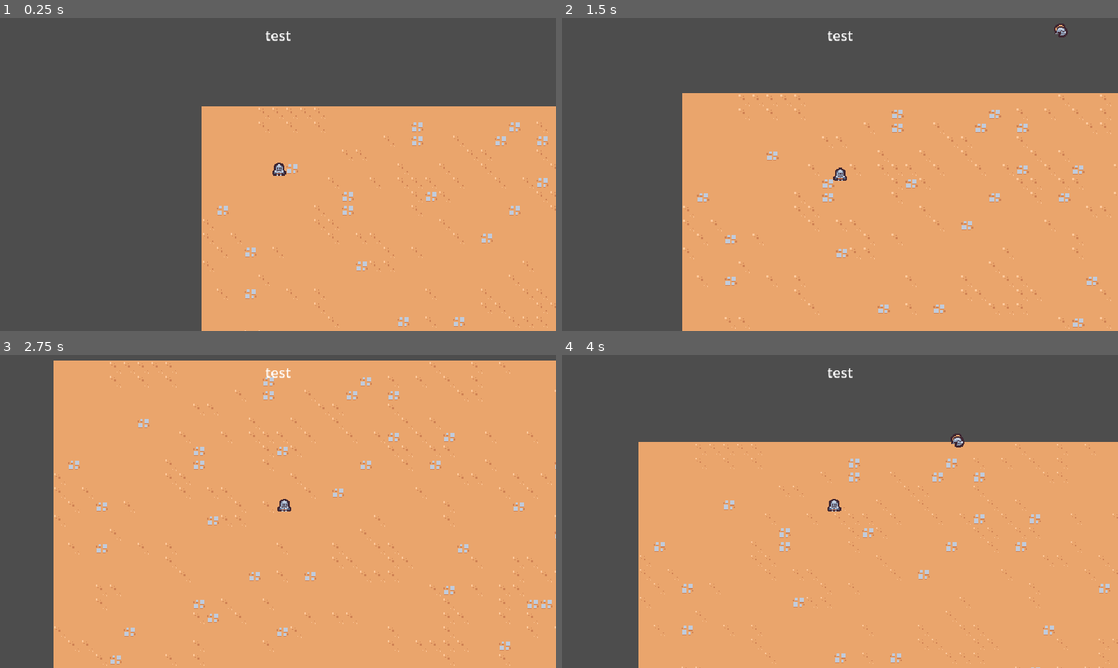
Above: before the commit, frames 1-4 (two rows, left to right).
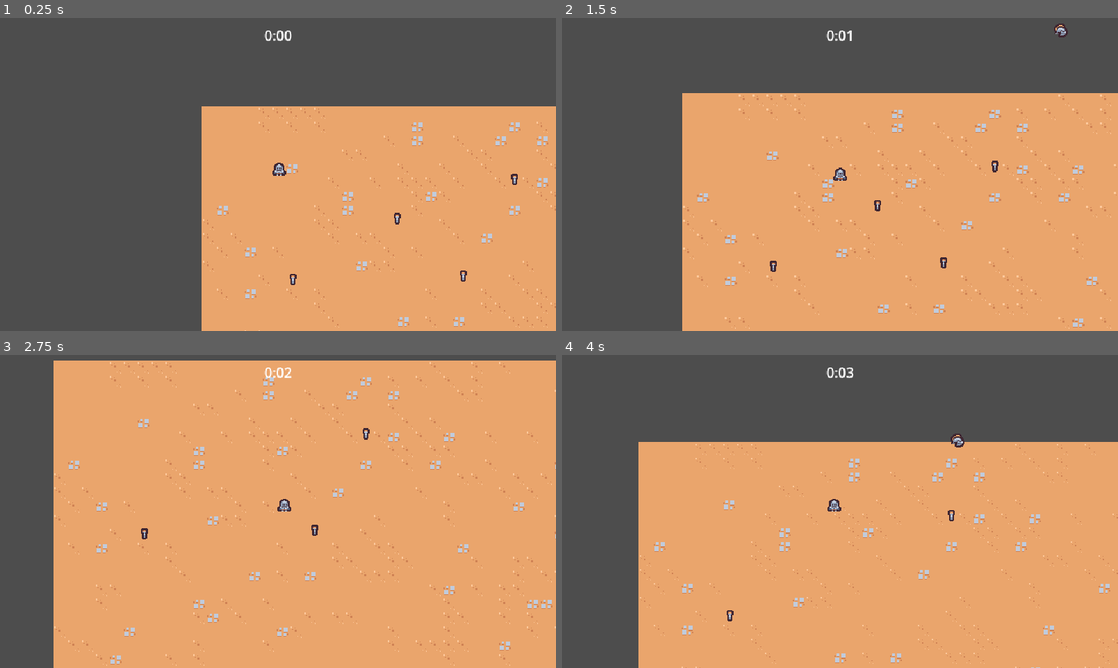
Above: after the commit, the same moments.

Repository: tenghuan123/godetgame
Game: Godot game, scene res://scenes/main/main.tscn
Same seed, same stepped clock (60 frames per second), same inputs: the game is played once before the commit and once after it.
Inputs:
- Up to frame 1 (0.25 s): no input
- Up to frame 2 (1.5 s): hold D (move_right) 0.53-1.28 s; hold S (move_down) from 1.28 s (still down)
- Up to frame 3 (2.75 s): release S (move_down) at 2.03 s; hold D (move_right) from 2.03 s (still down)
- Up to frame 4 (4 s): release D (move_right) at 2.78 s; hold W (move_up) 2.78-3.53 s; hold A (move_left) from 3.53 s (still down)

The runs differ from the first frame. In frame 1, 0.2% of the frame differs, in the area x 47-94%, y 4-86%; in frame 2, 0.3%, in the area x 37-79%, y 4-82%; in frame 3, 0.2%; in frame 4, 0.2%.

Commit message:
feat: 优化文件结构，添加经验瓶

Diff:
--- a/project.godot
+++ b/project.godot
@@ -49,6 +49,14 @@
 ]
 }
 
+[layer_names]
+
+2d_physics/layer_1="Terrain"
+2d_physics/layer_2="Player"
+2d_physics/layer_3="Enemy"
+2d_physics/layer_4="EnemyCollision"
+2d_physics/layer_5="PlayerPickup"
+
 [rendering]
 
 textures/canvas_textures/default_texture_filter=0
--- a/scenes/camera/player_camera.tscn
+++ b/scenes/game_object/camera/player_camera.tscn
@@ -1,6 +1,6 @@
 [gd_scene load_steps=2 format=3 uid="uid://dj3djrvi2ccyd"]
 
-[ext_resource type="Script" path="res://scenes/camera/player_camera.gd" id="1_4bg7x"]
+[ext_resource type="Script" path="res://scenes/game_object/camera/player_camera.gd" id="1_4bg7x"]
 
 [node name="PlayerCarmera" type="Camera2D"]
 script = ExtResource("1_4bg7x")
--- a/scenes/enemy/basic_enemy.tscn
+++ b/scenes/game_object/enemy/basic_enemy.tscn
@@ -1,7 +1,7 @@
 [gd_scene load_steps=5 format=3 uid="uid://coybqxwrm4b36"]
 
-[ext_resource type="Script" path="res://scenes/enemy/basic_enemy.gd" id="1_4q6cu"]
-[ext_resource type="Texture2D" uid="uid://chsvx6ry1wbxb" path="res://scenes/enemy/mouse.png" id="1_840sw"]
+[ext_resource type="Script" path="res://scenes/game_object/enemy/basic_enemy.gd" id="1_4q6cu"]
+[ext_resource type="Texture2D" uid="uid://chsvx6ry1wbxb" path="res://scenes/game_object/enemy/mouse.png" id="1_840sw"]
 
 [sub_resource type="CircleShape2D" id="CircleShape2D_5x6vi"]
 radius = 12.0
--- /dev/null
+++ b/scenes/game_object/experience_vial/experience_vial.gd
@@ -0,0 +1,10 @@
+extends Node2D
+
+
+func _ready():
+    $Area2D.area_entered.connect(on_area_entered)
+
+
+
+func on_area_entered(area: Area2D):
+    queue_free()
--- /dev/null
+++ b/scenes/game_object/experience_vial/experience_vial.tscn
@@ -0,0 +1,20 @@
+[gd_scene load_steps=4 format=3 uid="uid://nvmeb2oaragv"]
+
+[ext_resource type="Texture2D" uid="uid://wns3dc36npda" path="res://scenes/game_object/experience_vial/experience_vial.png" id="1_c0p23"]
+[ext_resource type="Script" path="res://scenes/game_object/experience_vial/experience_vial.gd" id="1_ri0m3"]
+
+[sub_resource type="CircleShape2D" id="CircleShape2D_e3vtq"]
+radius = 20.0
+
+[node name="ExperienceVial" type="Node2D"]
+script = ExtResource("1_ri0m3")
+
+[node name="Area2D" type="Area2D" parent="."]
+collision_layer = 0
+collision_mask = 16
+
+[node name="CollisionShape2D" type="CollisionShape2D" parent="Area2D"]
+shape = SubResource("CircleShape2D_e3vtq")
+
+[node name="Sprite2D" type="Sprite2D" parent="."]
+texture = ExtResource("1_c0p23")
--- a/scenes/player/player.tscn
+++ b/scenes/game_object/player/player.tscn
@@ -1,8 +1,11 @@
-[gd_scene load_steps=5 format=3 uid="uid://3pbik0k8nitu"]
+[gd_scene load_steps=6 format=3 uid="uid://3pbik0k8nitu"]
 
-[ext_resource type="Script" path="res://scenes/player/player.gd" id="1_8wd1w"]
-[ext_resource type="Texture2D" uid="uid://bwly1lkub7kso" path="res://scenes/player/player.png" id="1_adew1"]
+[ext_resource type="Script" path="res://scenes/game_object/player/player.gd" id="1_8wd1w"]
+[ext_resource type="Texture2D" uid="uid://bwly1lkub7kso" path="res://scenes/game_object/player/player.png" id="1_adew1"]
 [ext_resource type="PackedScene" uid="uid://cn41kypwmd4l5" path="res://scenes/ability/sword_ability_controller/sword_ability_controller.tscn" id="2_8c24e"]
+
+[sub_resource type="CircleShape2D" id="CircleShape2D_em3g4"]
+radius = 20.0
 
 [sub_resource type="CircleShape2D" id="CircleShape2D_dttfh"]
 radius = 6.0
@@ -10,6 +13,14 @@
 [node name="Player" type="CharacterBody2D" groups=["player"]]
 motion_mode = 1
 script = ExtResource("1_8wd1w")
+
+[node name="Area2D" type="Area2D" parent="."]
+collision_layer = 16
+collision_mask = 0
+
+[node name="PlayerPickupCollisionShape2D" type="CollisionShape2D" parent="Area2D"]
+position = Vector2(0, -6)
+shape = SubResource("CircleShape2D_em3g4")
 
 [node name="AbilityManager" type="Node" parent="."]
 
@@ -19,6 +30,6 @@
 position = Vector2(2.08165e-12, -8)
 texture = ExtResource("1_adew1")
 
-[node name="CollisionShape2D" type="CollisionShape2D" parent="."]
+[node name="PlayerCollisionShape2D" type="CollisionShape2D" parent="."]
 position = Vector2(2.08165e-12, -6)
 shape = SubResource("CircleShape2D_dttfh")
--- a/scenes/main/main.tscn
+++ b/scenes/main/main.tscn
@@ -1,14 +1,19 @@
-[gd_scene load_steps=6 format=3 uid="uid://t300rfrmhk1a"]
+[gd_scene load_steps=8 format=3 uid="uid://t300rfrmhk1a"]
 
-[ext_resource type="PackedScene" uid="uid://3pbik0k8nitu" path="res://scenes/player/player.tscn" id="1_ligjs"]
-[ext_resource type="PackedScene" uid="uid://dj3djrvi2ccyd" path="res://scenes/camera/player_camera.tscn" id="1_mr8tq"]
+[ext_resource type="PackedScene" uid="uid://3pbik0k8nitu" path="res://scenes/game_object/player/player.tscn" id="1_ligjs"]
+[ext_resource type="PackedScene" uid="uid://dj3djrvi2ccyd" path="res://scenes/game_object/camera/player_camera.tscn" id="1_mr8tq"]
 [ext_resource type="PackedScene" uid="uid://ujeicxpu5wxl" path="res://scenes/tile_map/tile_map.tscn" id="1_owijl"]
 [ext_resource type="PackedScene" uid="uid://bdetoewpekimc" path="res://scenes/manager/enemy_manager.tscn" id="4_5m1fu"]
 [ext_resource type="PackedScene" uid="uid://bomjf7i13eawf" path="res://scenes/ui/arena_time_ui.tscn" id="5_j1ryb"]
+[ext_resource type="PackedScene" uid="uid://b2ejgoc0bue24" path="res://scenes/manager/arena_time_manager.tscn" id="6_ksq26"]
+[ext_resource type="PackedScene" uid="uid://nvmeb2oaragv" path="res://scenes/game_object/experience_vial/experience_vial.tscn" id="7_whcn1"]
 
 [node name="main" type="Node"]
 
-[node name="ArenaTimeUI" parent="." instance=ExtResource("5_j1ryb")]
+[node name="ArenaTimeUI" parent="." node_paths=PackedStringArray("arena_time_manager") instance=ExtResource("5_j1ryb")]
+arena_time_manager = NodePath("../ArenaTimeManager")
+
+[node name="ArenaTimeManager" parent="." instance=ExtResource("6_ksq26")]
 
 [node name="PlayerCarmera" parent="." instance=ExtResource("1_mr8tq")]
 
@@ -20,3 +25,15 @@
 collision_layer = 0
 
 [node name="EnemyManager" parent="." instance=ExtResource("4_5m1fu")]
+
+[node name="ExperienceVial" parent="." instance=ExtResource("7_whcn1")]
+position = Vector2(225, 129)
+
+[node name="ExperienceVial2" parent="." instance=ExtResource("7_whcn1")]
+position = Vector2(105, 199)
+
+[node name="ExperienceVial3" parent="." instance=ExtResource("7_whcn1")]
+position = Vector2(301, 195)
+
+[node name="ExperienceVial4" parent="." instance=ExtResource("7_whcn1")]
+position = Vector2(360, 84)
--- a/scenes/manager/arena_time_manager.tscn
+++ b/scenes/manager/arena_time_manager.tscn
@@ -6,3 +6,6 @@
 script = ExtResource("1_vpfq1")
 
 [node name="Timer" type="Timer" parent="."]
+wait_time = 60.0
+one_shot = true
+autostart = true
--- a/scenes/manager/enemy_manager.tscn
+++ b/scenes/manager/enemy_manager.tscn
@@ -1,7 +1,7 @@
 [gd_scene load_steps=3 format=3 uid="uid://bdetoewpekimc"]
 
 [ext_resource type="Script" path="res://scenes/manager/enemy_manager.gd" id="1_4ayxa"]
-[ext_resource type="PackedScene" uid="uid://coybqxwrm4b36" path="res://scenes/enemy/basic_enemy.tscn" id="2_5xhqo"]
+[ext_resource type="PackedScene" uid="uid://coybqxwrm4b36" path="res://scenes/game_object/enemy/basic_enemy.tscn" id="2_5xhqo"]
 
 [node name="EnemyManager" type="Node"]
 script = ExtResource("1_4ayxa")
--- a/scenes/ui/arena_time_ui.gd
+++ b/scenes/ui/arena_time_ui.gd
@@ -1,10 +1,20 @@
 extends CanvasLayer
 
+@export var arena_time_manager: Node
 
-@export var arena_time_manager: Node
+@onready var label = $%Label as Label
 
 func _process(delta):
     if arena_time_manager == null:
         return
 
     var timer = arena_time_manager.get_time_elapsed()
+
+    label.text = format_seconds_to_string(timer)
+
+
+func format_seconds_to_string(seconds: float):
+    var minutes= floor(seconds / 60)
+    var remaining_seconds = floor(seconds - minutes * 60)
+
+    return str(minutes) + ':'+ str("%02d" % remaining_seconds)
--- a/scenes/ui/arena_time_ui.tscn
+++ b/scenes/ui/arena_time_ui.tscn
@@ -16,6 +16,7 @@
 theme_override_constants/margin_top = 8
 
 [node name="Label" type="Label" parent="MarginContainer"]
+unique_name_in_owner = true
 layout_mode = 2
 size_flags_horizontal = 4
 size_flags_vertical = 0
Renamed: scenes/camera/player_camera.gd -> scenes/game_object/camera/player_camera.gd
Renamed: scenes/enemy/basic_enemy.gd -> scenes/game_object/enemy/basic_enemy.gd
Renamed: scenes/enemy/mouse.png -> scenes/game_object/enemy/mouse.png
Not shown, changed: scenes/game_object/enemy/mouse.png.import
Binary file added: scenes/game_object/experience_vial/experience_vial.png
Not shown, added: scenes/game_object/experience_vial/experience_vial.png.import
Renamed: scenes/player/player.gd -> scenes/game_object/player/player.gd
Renamed: scenes/player/player.png -> scenes/game_object/player/player.png
Not shown, changed: scenes/game_object/player/player.png.import
